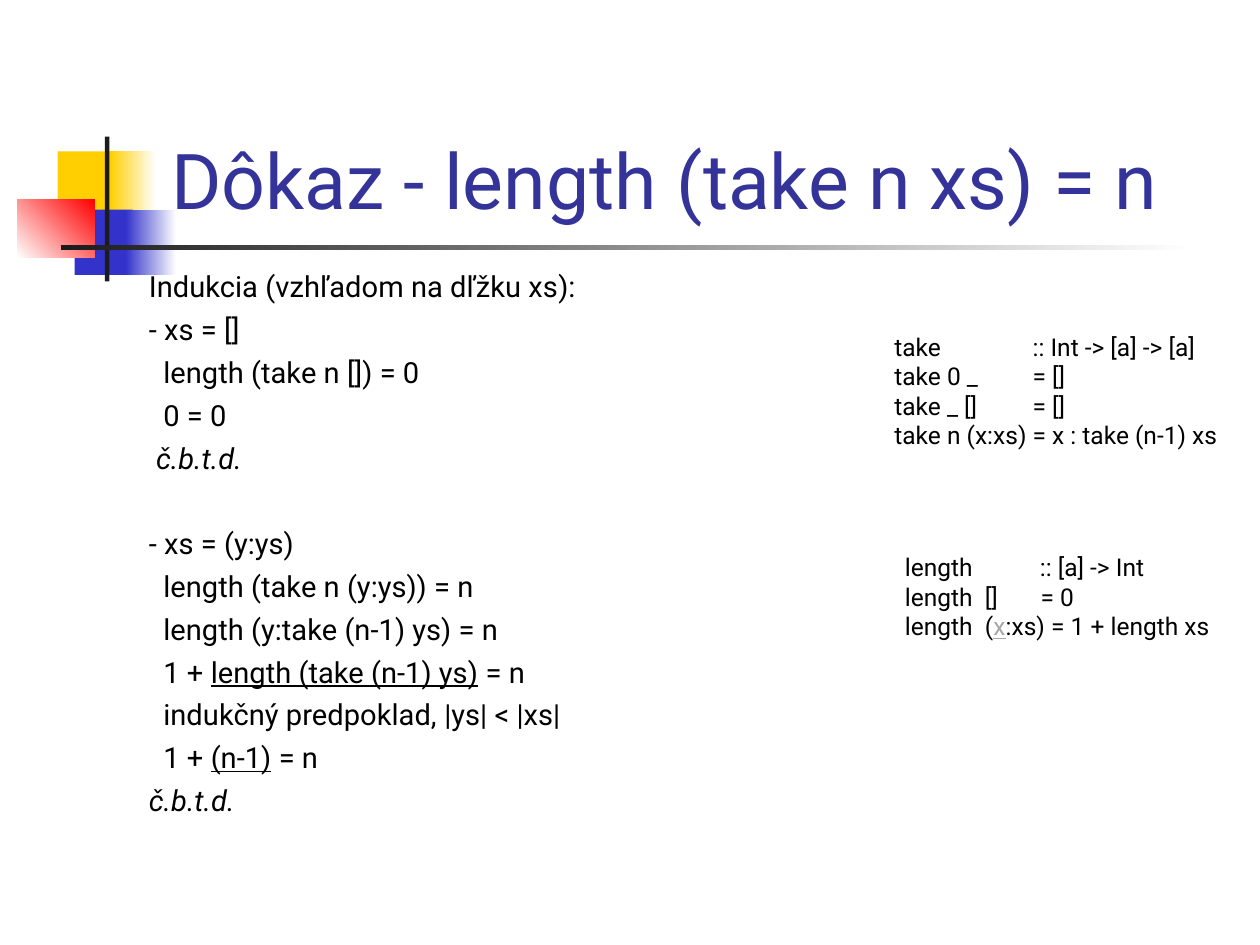
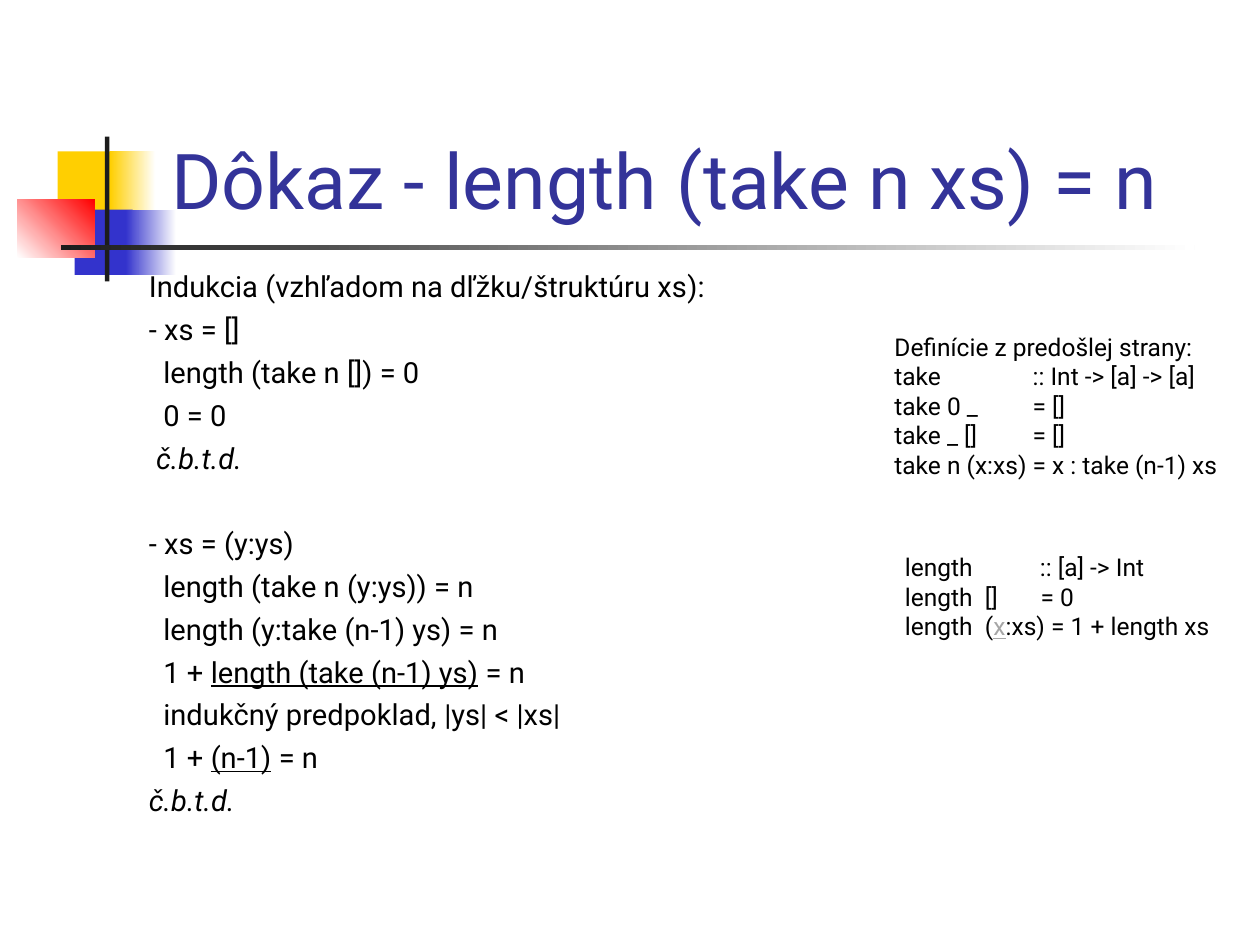
Before and after one commit to Funkcionalne/Prednasky, a slide deck: slide 3 of 02/02_fpro.ppt. Drawn at 1260x945 pixels with LibreOffice and Linux fonts; fonts in the diff are those of the drawing. Boxes give left, top, right and bottom in pixels: in the first picture for what was removed or moved away, otherwise in the second. Text is boxed around its words. In the diff, an @@ line names an element or a change of style, - is before the commit and + after.

```diff
--- a/02/02_fpro.ppt
+++ b/02/02_fpro.ppt
@@ text at (149,270,704,304): text changed @@
-Indukcia (vzhľadom na dľžku xs):
+Indukcia (vzhľadom na dľžku/štruktúru xs):
@@ text at (894,337,1192,362): paragraph added @@
+Definície z predošlej strany:
```
Also in this commit, not shown: 4 other slides changed, 7 slides added, 7 other files.
